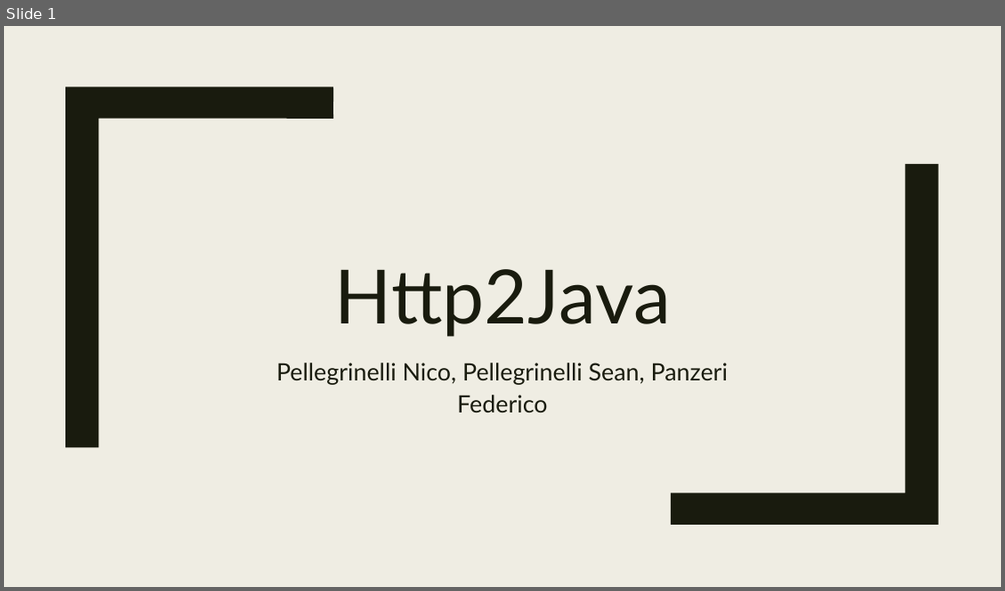
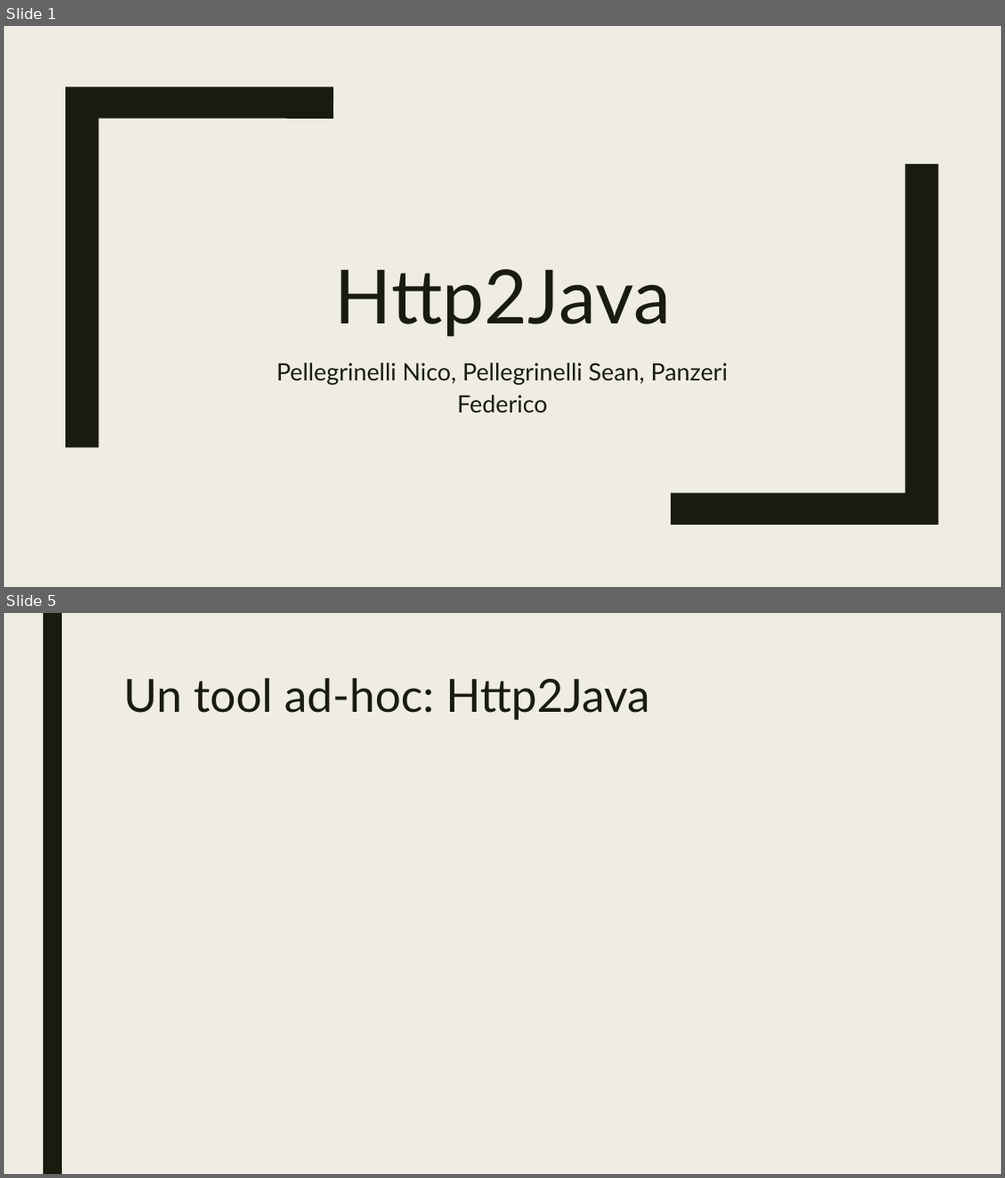
Before and after one commit to nicopellegrinelli/ProgettoLFC, a slide deck: Documentazione/Presentazione.pptx. Shown one above the other, each under a label of ours: slide 1 before the commit, slides 1 and 5 after it; the slides between them are not shown. The pictures are 1005x591 and 1005x1178 pixels, drawn with LibreOffice and Linux fonts; fonts in the diff are those of the drawing. Boxes give left, top, right and bottom in pixels: in the first picture for what was removed or moved away, otherwise in the second. Text is boxed around its words. In the diff, an @@ line names an element or a change of style, - is before the commit and + after.

```diff
--- a/Documentazione/Presentazione.pptx
+++ b/Documentazione/Presentazione.pptx
@@ slide 5 added at (x1=4, y1=613, x2=1001, y2=1174), background #EFEDE3 @@
@@ rectangle added at (x1=43, y1=613, x2=62, y2=1174), fill #191B0E @@
@@ title added at (x1=123, y1=678, x2=649, y2=720), 44 pt, text #191B0E @@
+Un tool ad-hoc: Http2Java
```
Also in this commit, not shown: 4 other slides added, 2 other files.
